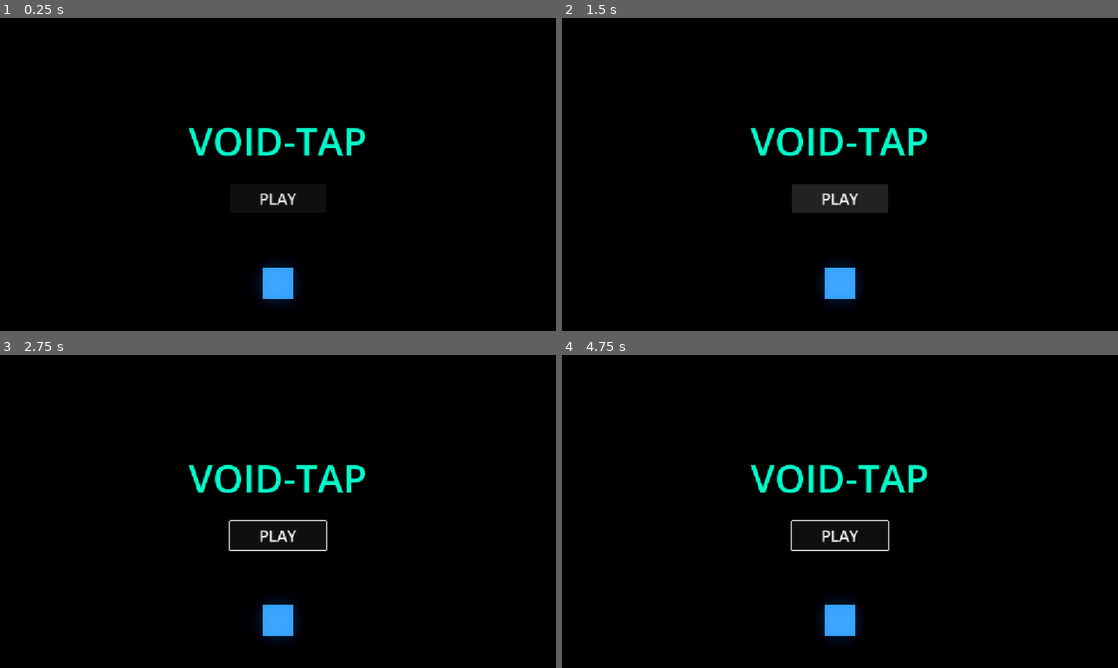
Above: before the commit, frames 1-4 (two rows, left to right).
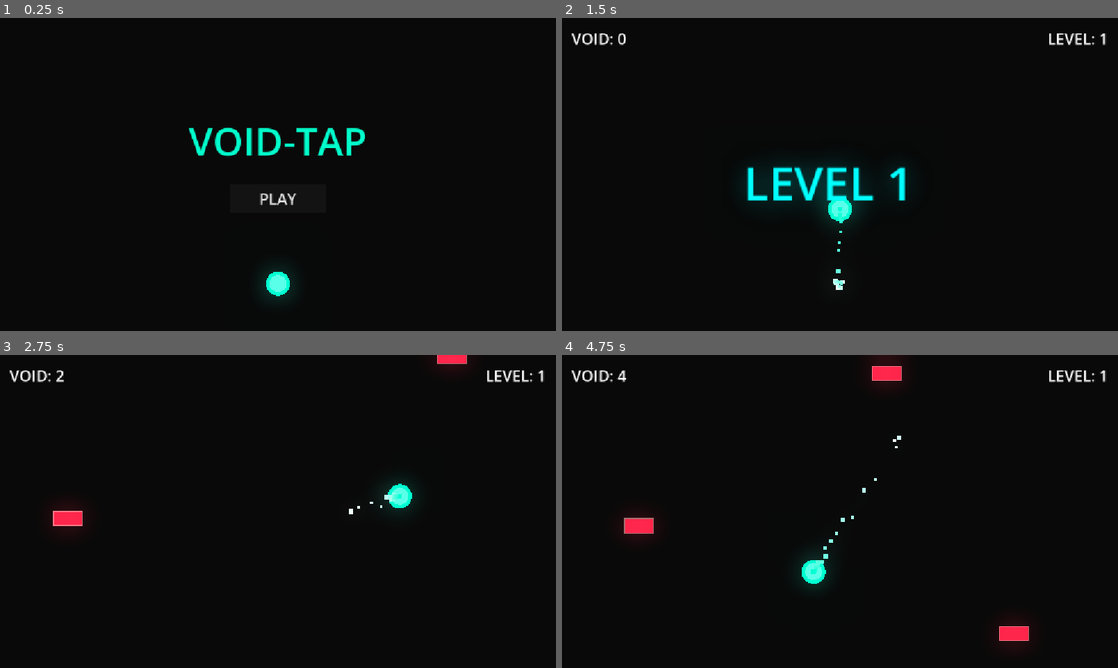
Above: after the commit, the same moments.

Repository: Gozhack/night-coding
Game: Godot game, scene res://void-tap/scenes/Main.tscn
Same seed, same stepped clock (60 frames per second), same inputs: the game is played once before the commit and once after it.
Inputs (mouse positions are in pixels of both pictures, inside the frame that each line leads up to):
- Up to frame 1 (0.25 s): no input
- Up to frame 2 (1.5 s): click "PLAY" at 0.5 s; click (840, 199) at 1.25 s, where only the run before the commit has a clickable "PLAY"
- Up to frame 3 (2.75 s): move the mouse to (400, 495) at 2.02 s; hold Right (ui_right) from 2.03 s (still down); click (400, 495) at 2.17 s
- Up to frame 4 (4.75 s): release Right (ui_right) at 2.75 s; drag from (728, 527) to (812, 574) at 2.77 s; move the mouse to (895, 442) at 3.52 s; hold Right (ui_right) 3.53-4.25 s; click (895, 442) at 3.67 s; drag from (812, 574) to (673, 464) at 4.27 s

The runs differ from the first frame. In frame 1, 0.5% of the frame differs, in the area x 47-53%, y 79-90%; in frame 2, 5.9%, in the area x 1-98%, y 4-90%; in frame 3, 4.1%; in frame 4, 5.0%.
Error before the commit: Parse Error: Unexpected "..." in class body. (res://void-tap/scripts/Main.gd:42)

Commit message:
fix(games): repara void-tap y grid-runner (no pasaban del start)
void-tap: quita placeholders '...' literales en Main.gd y Player.gd que rompian
el parse (el CLI los dejo al truncar edits) -> _on_play_pressed no existia y el
boton Play no hacia nada (el menu se veia por estar visible en el .tscn).

grid-runner: el boton START se creaba sin PROCESS_MODE_ALWAYS con el arbol
pausado -> nunca emitia 'pressed'. Agrega input touch/swipe (jugable en movil),
boton 'Menu' persistente, y limpia la UI huerfana del .tscn.

Proceso: reescribe BACKLOG.md (Epic 0 fixes + Signal + backlog frio, regla
'nunca vacio') y refuerza los beat-alive de Naru (HEARTBEAT.md/SOUL.md):
3 beats por tarea (inicio/progreso/cierre).

Validado con godot 4.3 headless (sin errores de parse).

Diff:
--- a/workspace/grid-runner/scenes/Main.tscn
+++ b/workspace/grid-runner/scenes/Main.tscn
@@ -43,27 +43,3 @@
 
 [node name="Player" parent="." instance=ExtResource("2_player")]
 position = Vector2(576, 320)
-
-[node name="UI" type="CanvasLayer" parent="."]
-
-[node name="Msg" type="Label" parent="UI"]
-visible = false
-anchors_preset = 8
-anchor_left = 0.5
-anchor_top = 0.5
-anchor_right = 0.5
-anchor_bottom = 0.5
-offset_left = -150.0
-offset_top = -30.0
-offset_right = 150.0
-offset_bottom = 30.0
-theme_override_font_sizes/font_size = 40
-text = "GRID FAILED"
-horizontal_alignment = 1
-
-[node name="MenuButton" type="Button" parent="UI"]
-offset_left = 20.0
-offset_top = 20.0
-offset_right = 150.0
-offset_bottom = 60.0
-text = "Back to Menu"
--- a/workspace/grid-runner/scripts/Main.gd
+++ b/workspace/grid-runner/scripts/Main.gd
@@ -52,6 +52,9 @@
 	play_btn.text = "START RUN"
 	play_btn.custom_minimum_size = Vector2(250, 80)
 	play_btn.set_anchors_and_offsets_preset(Control.PRESET_CENTER)
+	# CRITICAL: the tree is paused on the menu; a PAUSABLE button never emits `pressed`.
+	# PROCESS_MODE_ALWAYS lets it be clicked while paused so the game can start.
+	play_btn.process_mode = Node.PROCESS_MODE_ALWAYS
 	play_btn.pressed.connect(_on_play_pressed)
 	start_menu.add_child(play_btn)
 
@@ -61,15 +64,25 @@
 	b_tween.tween_property(play_btn, "scale", Vector2(1.0, 1.0), 0.5).set_trans(Tween.TRANS_SINE)
 	play_btn.pivot_offset = Vector2(125, 40)
 
-	# Score Label (HUD)
+	# Score Label (HUD) — nudged down so it doesn't overlap the persistent Menu button
 	score_label = Label.new()
 	score_label.name = "ScoreLabel"
 	score_label.text = "RUN: 0"
 	score_label.add_theme_font_size_override("font_size", 40)
 	score_label.set_anchors_and_offsets_preset(Control.PRESET_TOP_LEFT)
-	score_label.position = Vector2(20, 20)
+	score_label.position = Vector2(20, 70)
 	score_label.visible = false
 	start_menu.add_child(score_label)
+
+	# Persistent "Back to Menu" button (top-left). ALWAYS so it works on the paused menu too.
+	var menu_btn = Button.new()
+	menu_btn.name = "MenuButton"
+	menu_btn.text = "← Menu"
+	menu_btn.set_anchors_and_offsets_preset(Control.PRESET_TOP_LEFT)
+	menu_btn.position = Vector2(20, 20)
+	menu_btn.process_mode = Node.PROCESS_MODE_ALWAYS
+	menu_btn.pressed.connect(_on_menu_pressed)
+	start_menu.add_child(menu_btn)
 
 	# Game Over Label (Hidden initially)
 	game_over_label = Label.new()
--- a/workspace/grid-runner/scripts/Player.gd
+++ b/workspace/grid-runner/scripts/Player.gd
@@ -8,6 +8,11 @@
 
 var target_position: Vector2
 var is_moving: bool = false
+
+# Swipe state (touch + mouse). Lets the grid be played on mobile/web, not just keyboard.
+const SWIPE_THRESHOLD: float = 40.0
+var _swipe_start: Vector2 = Vector2.ZERO
+var _swiping: bool = false
 
 func _ready():
 	target_position = position
@@ -26,10 +31,42 @@
 		input_dir = Vector2.LEFT
 	elif event.is_action_pressed("ui_right"):
 		input_dir = Vector2.RIGHT
+	else:
+		input_dir = _handle_swipe(event)
 
 	if input_dir != Vector2.ZERO:
 		target_position = position + input_dir * grid_size
 		is_moving = true
+
+# Detect a swipe from touch (mobile) or left mouse drag (desktop web) and return
+# the dominant cardinal direction on release. Returns ZERO until a swipe completes.
+func _handle_swipe(event) -> Vector2:
+	var pos = Vector2.ZERO
+	var pressed = false
+	if event is InputEventScreenTouch:
+		pos = event.position
+		pressed = event.pressed
+	elif event is InputEventMouseButton and event.button_index == MOUSE_BUTTON_LEFT:
+		pos = event.position
+		pressed = event.pressed
+	else:
+		return Vector2.ZERO
+
+	if pressed:
+		_swipe_start = pos
+		_swiping = true
+		return Vector2.ZERO
+
+	if _swiping:
+		_swiping = false
+		var delta = pos - _swipe_start
+		if delta.length() < SWIPE_THRESHOLD:
+			return Vector2.ZERO
+		if abs(delta.x) > abs(delta.y):
+			return Vector2.RIGHT if delta.x > 0 else Vector2.LEFT
+		return Vector2.DOWN if delta.y > 0 else Vector2.UP
+
+	return Vector2.ZERO
 
 func _physics_process(_delta):
 	if is_moving:
--- a/workspace/void-tap/scripts/Main.gd
+++ b/workspace/void-tap/scripts/Main.gd
@@ -38,8 +38,7 @@
 	# Start Menu Animations (VT-02)
 	_setup_start_menu_animations()
 
-	# Signal Connections
-...
+	# Signal connections live in _setup_start_menu_animations() below.
 
 func _setup_start_menu_animations():
 	var play_button = get_node_or_null("UI/StartMenu/PlayButton")
--- a/workspace/void-tap/scripts/Player.gd
+++ b/workspace/void-tap/scripts/Player.gd
@@ -19,8 +19,8 @@
 	# Setup Trail (VT-05)
 	_setup_trail()
 
-	# Hide the existing ColorRect if it exists (we'll draw our own)
-...
+	# The existing ColorRect (if any) is hidden in _setup_trail() below.
+
 func _setup_trail():
 	trail = CPUParticles2D.new()
 	add_child(trail)
Not shown, changed: .openclaw_config/SOUL.md
Not shown, changed: .openclaw_config/templates/HEARTBEAT.md
Not shown, changed: workspace/BACKLOG.md
